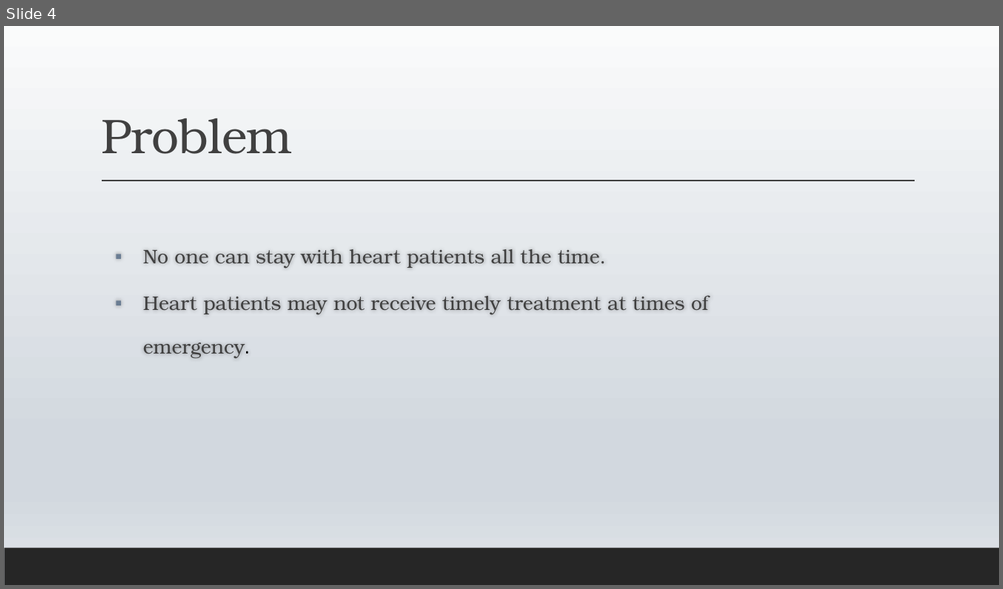
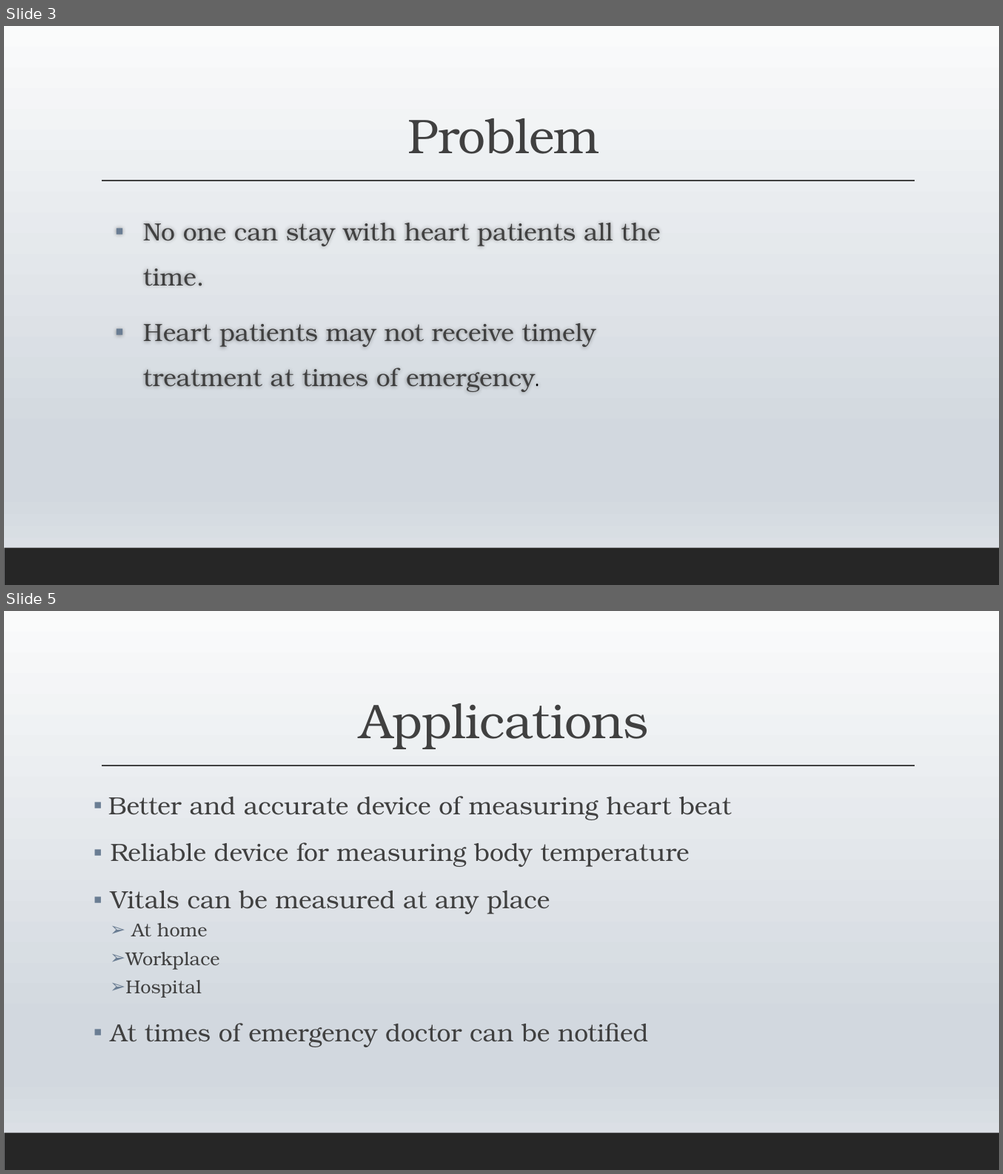
Before and after one commit to amitgit0304/CodeCrafters1, a slide deck: Presentation/BRAIN RAIN.pptx. Shown one above the other, each under a label of ours: slide 4 before the commit, slides 3 and 5 after it; the slides between them are not shown. The pictures are 1003x589 and 1003x1174 pixels, drawn with LibreOffice and Linux fonts; fonts in the diff are those of the drawing. Boxes give left, top, right and bottom in pixels: in the first picture for what was removed or moved away, otherwise in the second. Text is boxed around its words. In the diff, an @@ line names an element or a change of style, - is before the commit and + after.

```diff
--- a/Presentation/BRAIN RAIN.pptx
+++ b/Presentation/BRAIN RAIN.pptx
@@ slide 5 added at (4, 611, 999, 1170), background gradient #FAFBFB to #D2D8DF to #E1E5E9; not listed: 2 template elements that a slide beside it also shows @@
@@ title added at (359, 703, 648, 749), 47 pt, text #404040 @@
+Applications
@@ text added at (108, 796, 731, 1048), 24 pt, text #404040 @@
+▪ Better and accurate device of measuring heart beat
+▪ Reliable device for measuring body temperature
+▪ Vitals can be measured at any place
+  ➢ At home
+  ➢ Workplace
+  ➢ Hospital
+▪ At times of emergency doctor can be notified
@@ what was slide 4 is now slide 3 @@
@@ slide 3 changed as well @@
@@ title "Problem" at (408, 118, 600, 154): alignment left to centre @@
@@ text "No one can stay with ..." at (143, 223, 660, 392): size 19 to 24 pt; more space between paragraphs @@
```
Also in this commit, not shown: 2 other slides changed, 4 other slides added, 1 slide removed.
